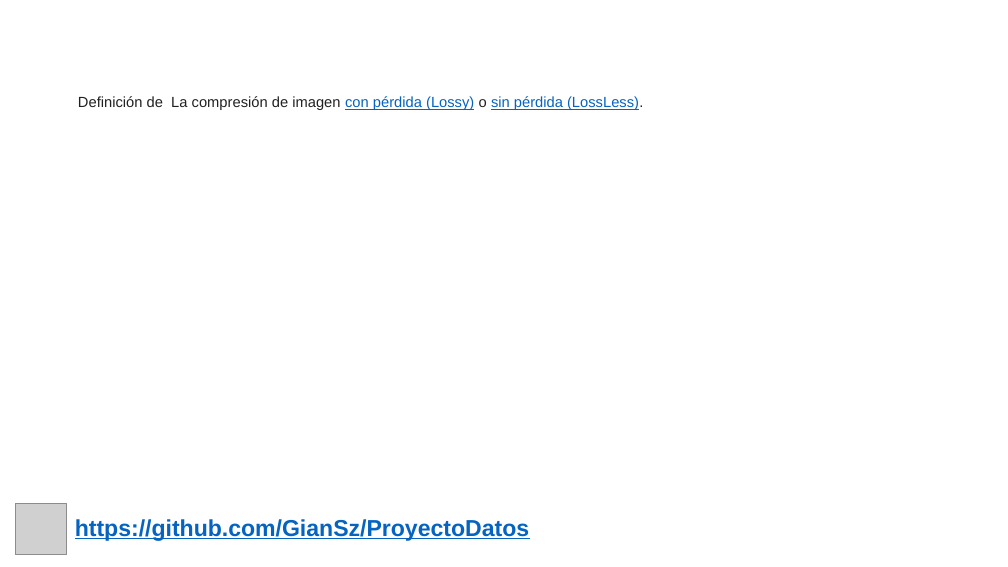
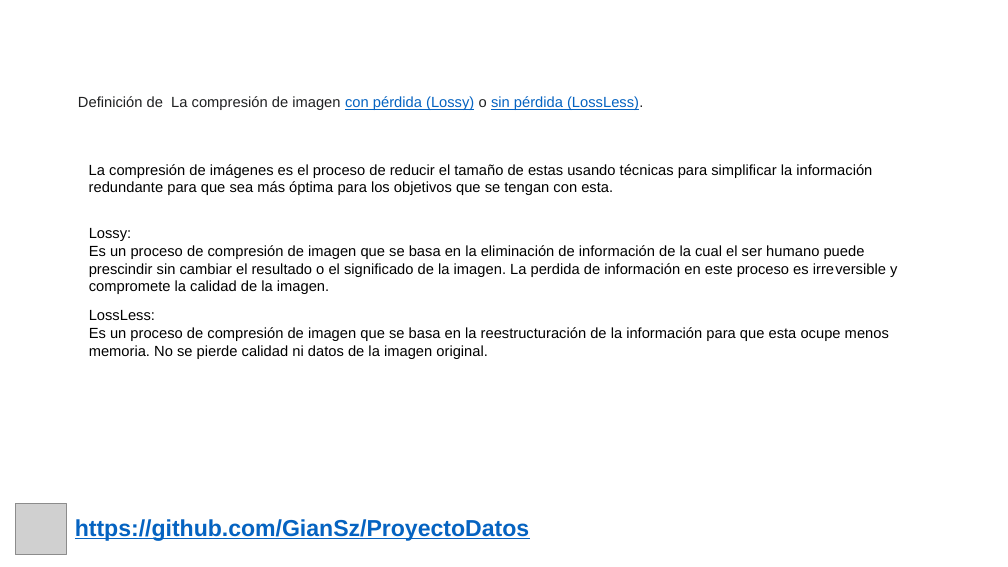
Before and after one commit to GianSz/ProyectoDatos, a slide deck: slide 4 of Presentacion/Presentación Proyecto.pptx. Drawn at 1008x567 pixels with LibreOffice and Linux fonts; fonts in the diff are those of the drawing; grey boxes stand for pictures; background and template pictures are left out. Boxes give left, top, right and bottom in pixels: in the first picture for what was removed or moved away, otherwise in the second. Text is boxed around its words. In the diff, an @@ line names an element or a change of style, - is before the commit and + after.

```diff
--- a/Presentacion/Presentación Proyecto.pptx
+++ b/Presentacion/Presentación Proyecto.pptx
@@ text added at (89, 164, 872, 195), 14 pt, text #000000 @@
+La compresión de imágenes es el proceso de reducir el tamaño de estas usando técnicas para simplificar la información redundante para que sea más óptima para los objetivos que se tengan con esta.
@@ text added at (89, 228, 897, 294), 14 pt, text #000000 @@
+Lossy:
+Es un proceso de compresión de imagen que se basa en la eliminación de información de la cual el ser humano puede prescindir sin cambiar el resultado o el significado de la imagen. La perdida de información en este proceso es irreversible y compromete la calidad de la imagen.
@@ text added at (89, 310, 889, 359), 14 pt, text #000000 @@
+LossLess:
+Es un proceso de compresión de imagen que se basa en la reestructuración de la información para que esta ocupe menos memoria. No se pierde calidad ni datos de la imagen original.
```
Also in this commit, not shown: 2 other slides changed.
